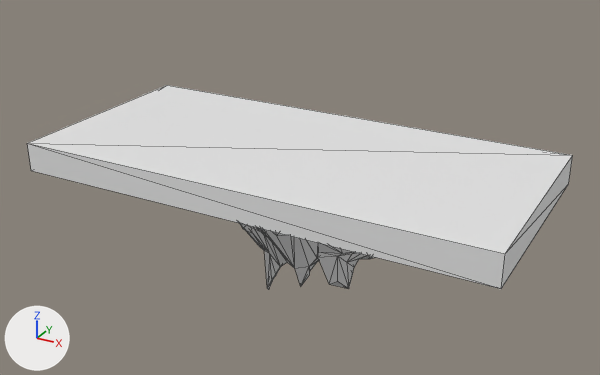
Renders of the glTF model assets/Chunky Islands-20240415T205324Z-001/Chunky Islands/island 1 bald.glb from each side of a commit.
The view is the same before and after, from a camera (50 mm lens) standing at (2.07, -3.7, 1.7) and looking at (-0.02, 0.09, -0.2). Every picture has the same lights, and +X, +Y and +Z are marked at lower left. Mesh edges are drawn as thin lines. Where no turn or scale is listed for an object, it has been applied to the vertices. Vertices at the same position are counted once.

In view in the first picture: 'Cube', 'Vert.002'.
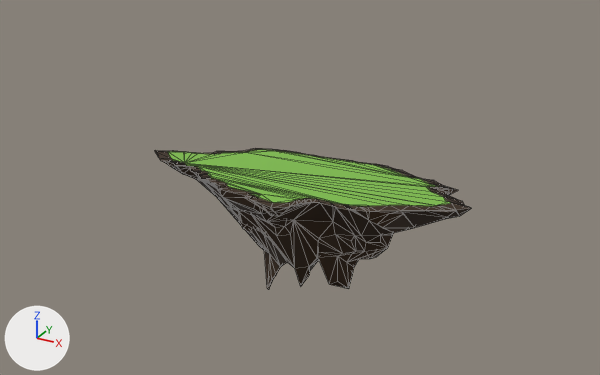
Commit message: new islands

Boxes (x1, y1, x2, y2) around the edits, measured in the pictures (600 x 375 px):
'Cube', deleted
    before: (27, 85, 573, 289)
'Vert.002', reshaped
    before: (239, 223, 374, 290)
    after: (155, 148, 471, 290)
'Vert.001', added (green)
    after: (168, 149, 450, 207)

The edits, one by one:
Material 'Material' (mat_material) is new.
Its base color is (0.0308, 0.0119, 0.0) (brown #311c00).
Material 'Material.001' (mat_material_001) is new.
Its base color is (0.21, 0.52, 0.0636) (green #7ebf47).
me_vert_002 is used by ob_vert_002; location (0.0, 0.0, 0.0).
me_vert_002 had 427 vertices, 847 faces and spanned x -0.93..0.98, y -0.41..0.4, z -0.87..-0.09.
me_vert_002 now has 427 vertices, 739 faces and spans x -0.93..0.98, y -0.41..0.4, z -0.87..-0.09.
me_vert_002 part 1: 739 faces spanning x -0.93..0.98, y -0.41..0.4, z -0.87..-0.09 switch from no material to mat_material (brown #311c00).
Mesh me_vert_001 is new.
It has 110 vertices, 108 faces and spans x -0.84..0.88, y -0.37..0.35, z -0.09.
It uses material mat_material_001 (green #7ebf47).
Object 'Cube' (ob_cube) is deleted.
Object 'Vert.001' (ob_vert_001) is new; it shows me_vert_001.
Its location is (0.0, 0.0, 0.0).
